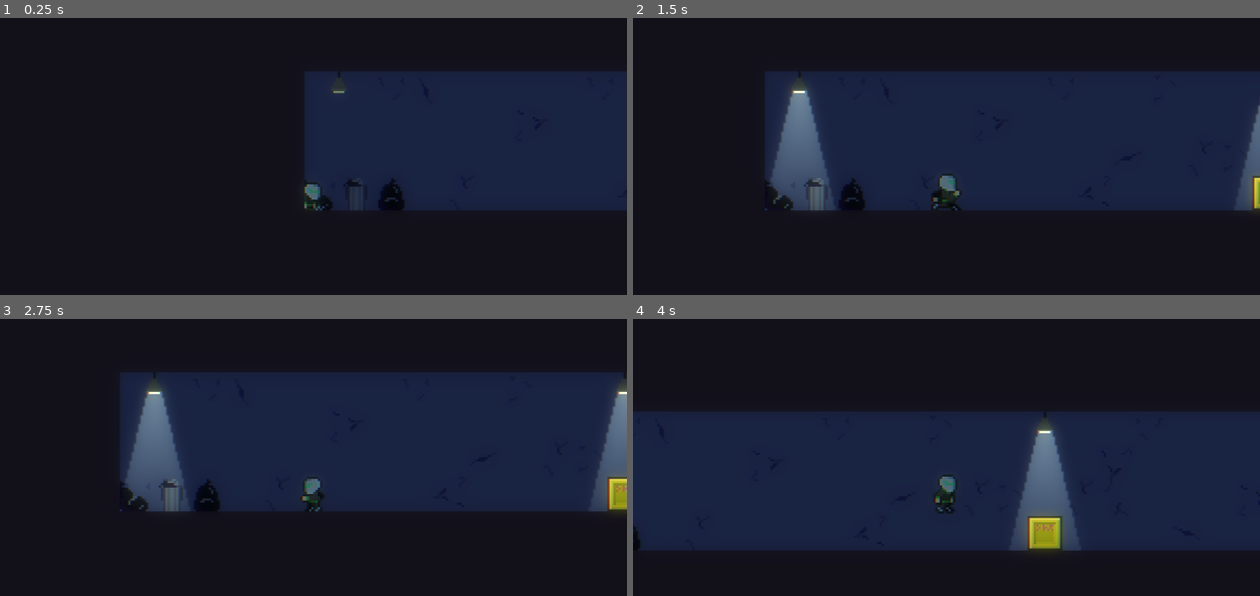
Above: before the commit, frames 1-4 (two rows, left to right).
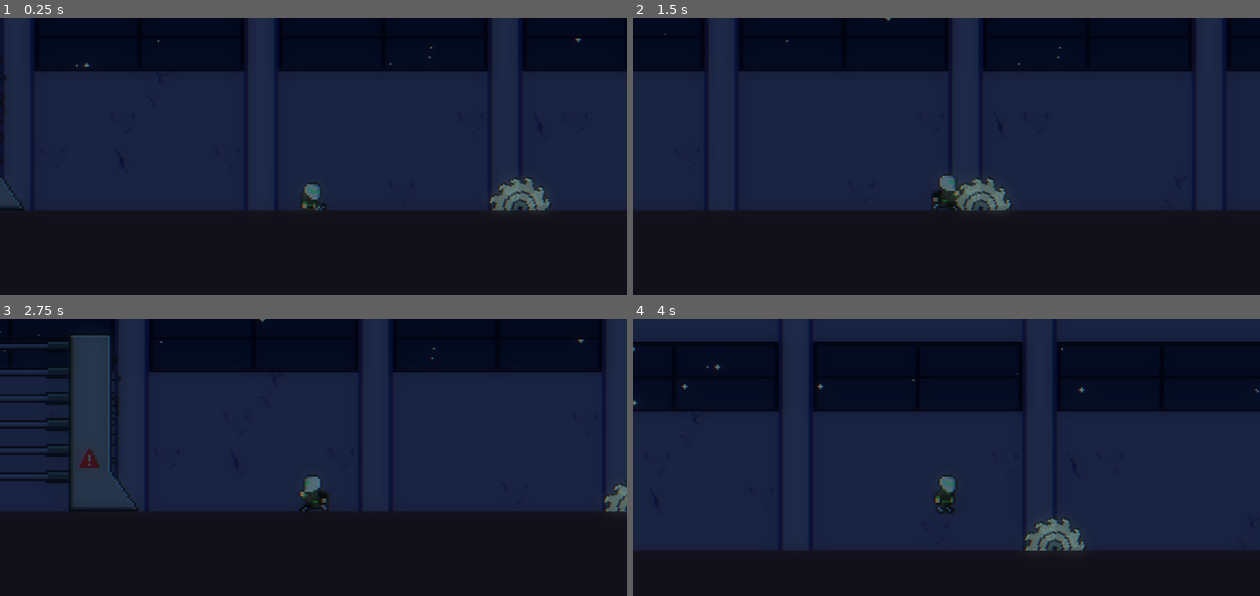
Above: after the commit, the same moments.

Repository: reneelias/Godot-2D-Platformer
Game: Godot game, scene res://Scenes/Level_01.tscn
Two runs of this game, one before a commit and one after it. Both use one fixed random seed, a clock stepped at 60 frames per second and the inputs below.
Inputs:
- Up to frame 1 (0.25 s): no input
- Up to frame 2 (1.5 s): hold D (MoveRight) from 0.53 s (still down); tap Space (Jump) at 0.77 s
- Up to frame 3 (2.75 s): tap Space (Jump) at 1.52 s; release D (MoveRight) at 2.03 s; hold A (MoveLeft) from 2.03 s (still down)
- Up to frame 4 (4 s): release A (MoveLeft) at 2.78 s; hold D (MoveRight) from 2.78 s (still down); tap Space (Jump) at 3.02, 3.77 s

The runs differ from the first frame. In frame 1, 28% of the frame differs, in the area x 0-93%, y 0-70%; in frame 2, 18%; in frame 3, 16%; in frame 4, 14%.

Commit message:
SawBlade sprite + basic Scene

Diff:
--- /dev/null
+++ b/2d-platformer/ObjectScenes/SawBlade.tscn
@@ -0,0 +1,18 @@
+[gd_scene load_steps=4 format=3 uid="uid://b1h85t2dhdx2o"]
+
+[ext_resource type="Script" uid="uid://dh1pjun46rca" path="res://Scripts/SawBlade.gd" id="1_owqsm"]
+[ext_resource type="Texture2D" uid="uid://cnsetwf1calts" path="res://Sprites/SawBlade.png" id="1_q2gw3"]
+
+[sub_resource type="CircleShape2D" id="CircleShape2D_q2gw3"]
+radius = 14.0357
+
+[node name="SawBlade" type="Area2D"]
+script = ExtResource("1_owqsm")
+
+[node name="Sprite2D" type="Sprite2D" parent="."]
+texture = ExtResource("1_q2gw3")
+
+[node name="CollisionShape2D" type="CollisionShape2D" parent="."]
+shape = SubResource("CircleShape2D_q2gw3")
+
+[connection signal="body_entered" from="." to="." method="onBodyEntered"]
--- a/2d-platformer/Scenes/Level_01.tscn
+++ b/2d-platformer/Scenes/Level_01.tscn
@@ -19,6 +19,7 @@
 [ext_resource type="PackedScene" uid="uid://b8ubtijxmpikm" path="res://ObjectScenes/Forklift.tscn" id="17_ob0u7"]
 [ext_resource type="PackedScene" uid="uid://c2wlrydy2amq1" path="res://ObjectScenes/Crate.tscn" id="18_nhi4p"]
 [ext_resource type="PackedScene" uid="uid://b4vccwblyftcu" path="res://ObjectScenes/CheckPoint.tscn" id="19_nhi4p"]
+[ext_resource type="PackedScene" uid="uid://b1h85t2dhdx2o" path="res://ObjectScenes/SawBlade.tscn" id="20_1uwm5"]
 
 [sub_resource type="TileSetAtlasSource" id="TileSetAtlasSource_2jryf"]
 texture = ExtResource("1_e0dve")
@@ -429,7 +430,7 @@
 
 [node name="Player" parent="." instance=ExtResource("5_egvei")]
 z_index = 5
-position = Vector2(-29, 9)
+position = Vector2(1824, 9)
 turnSpeedScaler = 0.1
 playerState = 0
 
@@ -815,6 +816,10 @@
 [node name="CharacterSpawn" parent="Checkpoints/Checkpoint_01" index="2"]
 position = Vector2(0, 25)
 
+[node name="SawBlade" parent="." instance=ExtResource("20_1uwm5")]
+position = Vector2(1919, 15)
+spinSpeed = -5.0
+
 [editable path="Lights/LongHangingLamp_02"]
 [editable path="Lights/LongHangingLamp_03"]
 [editable path="Lights/LongHangingLamp_04"]
--- /dev/null
+++ b/2d-platformer/Scripts/SawBlade.gd
@@ -0,0 +1,13 @@
+extends Area2D
+
+@export var spinSpeed := -15.0
+@export var invertSpin := false
+
+
+func _physics_process(delta):
+    rotate(spinSpeed * delta * (-1 if invertSpin else 1))
+
+func onBodyEntered(body: Node):
+    var player = body as CharacterController
+    if player:
+        player.death()
Not shown: 1 places in 2d-platformer/Scenes/Level_01.tscn that only renumber resources
Not shown, added: 2d-platformer/Scripts/SawBlade.gd.uid
Binary file added: 2d-platformer/Sprites/SawBlade.png
Not shown, added: 2d-platformer/Sprites/SawBlade.png.import
